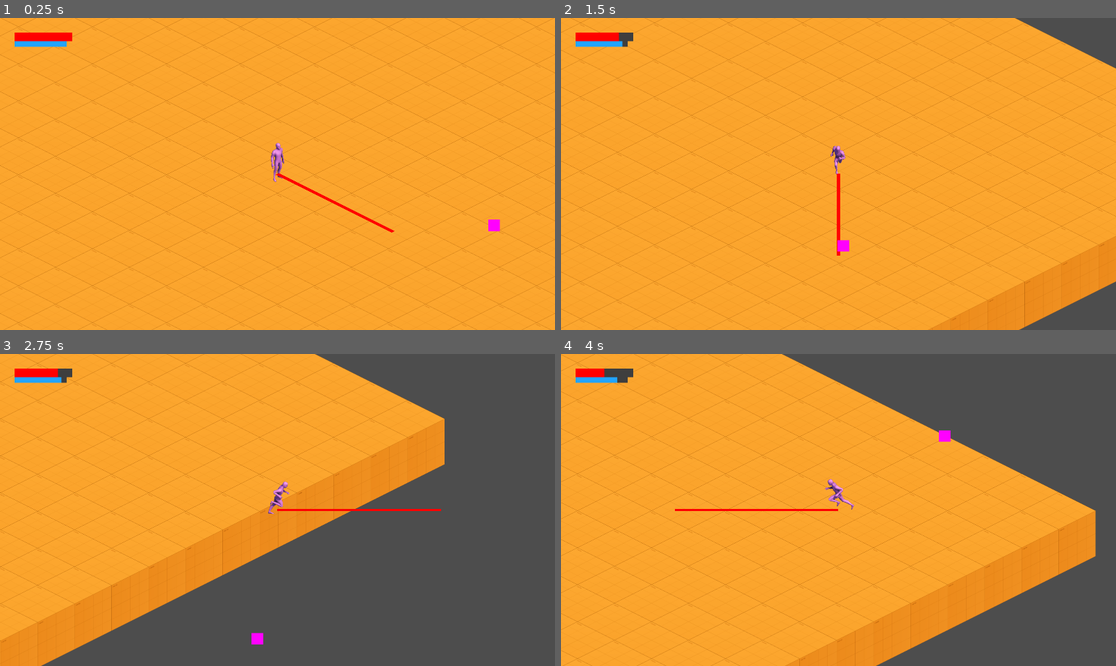
Above: before the commit, frames 1-4 (two rows, left to right).
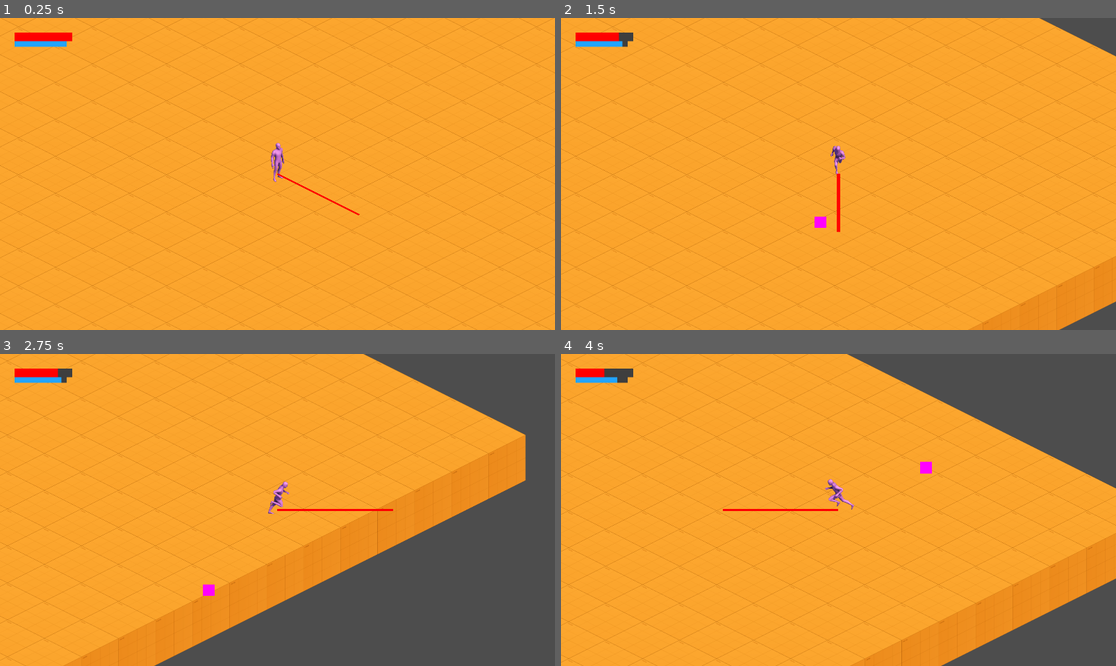
Above: after the commit, the same moments.

Repository: InjustFr/natures-champion
Game: Godot game, scene res://room.tscn
Same seed, same stepped clock (60 frames per second), same inputs: the game is played once before the commit and once after it.
Inputs (mouse positions are in pixels of both pictures, inside the frame that each line leads up to):
- Up to frame 1 (0.25 s): no input
- Up to frame 2 (1.5 s): move the mouse to (960, 158) at 0.52 s; press the mouse at (960, 158) at 0.53 s; hold D (move_right) 0.53-1.28 s; move the mouse to (727, 189) at 1.27 s; release the mouse at (727, 189) at 1.28 s; hold S (move_down) from 1.28 s (still down); tap O (cast) at 1.35 s
- Up to frame 3 (2.75 s): move the mouse to (333, 441) at 2.02 s; release S (move_down) at 2.03 s; hold D (move_right) from 2.03 s (still down); hold Space (dash) from 2.03 s (still down)
- Up to frame 4 (4 s): move the mouse to (810, 572) at 2.77 s; release D (move_right) at 2.78 s; release Space (dash) at 2.78 s; hold W (move_up) 2.78-3.53 s; click (810, 572) at 2.85 s; move the mouse to (1005, 556) at 3.52 s; hold A (move_left) from 3.53 s (still down); tap O (cast) at 3.6 s

The runs differ from the first frame. In frame 1, 0.2% of the frame differs, in the area x 49-91%, y 49-69%; in frame 2, 5.3%; in frame 3, 23%, in the area x 0-95%, y 0-100%; in frame 4, 14%.

Commit message:
fix(core): remove pointless projection hopping

Diff:
--- a/entities/components/isometric_animated_sprite_component.gd
+++ b/entities/components/eight_direction_animated_sprite_component.gd
@@ -1,4 +1,4 @@
-class_name IsometricAnimatedSpriteComponent
+class_name EightDirectionAnimatedSpriteComponent
 extends AnimatedSprite2D
 
 
@@ -9,7 +9,6 @@
 
 
 func _ready() -> void:
-	transform = Utils.inverse_transform_matrix * transform
 	play()
 
 
--- a/entities/player/player.gd
+++ b/entities/player/player.gd
@@ -2,7 +2,7 @@
 extends CharacterBody2D
 
 
-@onready var sprite: IsometricAnimatedSpriteComponent = %Sprite2D
+@onready var sprite: EightDirectionAnimatedSpriteComponent = %Sprite2D
 @onready var velocity_component: VelocityComponent = $VelocityComponent
 @onready var orientation_component: OrientationComponent = $OrientationComponent
 @onready var health_component: ResourceComponent = $HealthComponent
@@ -11,7 +11,7 @@
 
 
 func _physics_process(_delta: float) -> void:
-	line.rotation = orientation_component.orientation.angle()
+	line.transform = Utils.transform_matrix * Transform2D(orientation_component.orientation.angle(), Vector2(0,0))
 
 	if Input.is_action_just_pressed("cast"):
 		health_component.current -= 5
--- a/entities/player/player.tscn
+++ b/entities/player/player.tscn
@@ -1,12 +1,11 @@
-[gd_scene load_steps=21 format=3 uid="uid://dlauapahh4mjx"]
+[gd_scene load_steps=20 format=3 uid="uid://dlauapahh4mjx"]
 
 [ext_resource type="Script" path="res://entities/player/player.gd" id="1_ipytp"]
 [ext_resource type="Script" path="res://entities/components/hurtbox_component.gd" id="2_aafms"]
 [ext_resource type="SpriteFrames" uid="uid://cw03e80wm2qf1" path="res://entities/player/assets/player.tres" id="2_mdhno"]
-[ext_resource type="Script" path="res://entities/components/isometric_animated_sprite_component.gd" id="3_hxrpy"]
+[ext_resource type="Script" path="res://entities/components/eight_direction_animated_sprite_component.gd" id="3_hxrpy"]
 [ext_resource type="Script" path="res://entities/components/velocity_component.gd" id="7_pwxfr"]
 [ext_resource type="Script" path="res://entities/components/resource_component.gd" id="10_ctqtp"]
-[ext_resource type="Script" path="res://misc/isometric_inverse_projection_node_2d.gd" id="11_copog"]
 [ext_resource type="Script" path="res://entities/components/resource_bar_component.gd" id="11_wy6bw"]
 [ext_resource type="Script" path="res://entities/player/components/weapon_component.gd" id="13_6elsm"]
 [ext_resource type="Script" path="res://entities/player/weapons/staff_weapon.gd" id="14_q4xxf"]
@@ -62,7 +61,6 @@
 animation = &"idle3"
 script = ExtResource("3_hxrpy")
 _orientation_component = NodePath("../OrientationComponent")
-animation_name = "idle"
 zero_vector = Vector2(0, -1)
 
 [node name="CollisionShape2D" type="CollisionShape2D" parent="."]
@@ -71,7 +69,7 @@
 
 [node name="SpeedComponent" type="Node" parent="."]
 script = ExtResource("92_yal5q")
-speed = 600.0
+speed = 700.0
 
 [node name="DashingComponent" type="Timer" parent="." node_paths=PackedStringArray("speed_component")]
 process_callback = 0
@@ -103,10 +101,7 @@
 [node name="ManaComponent" type="Node" parent="."]
 script = ExtResource("10_ctqtp")
 
-[node name="IsometricInverseProjectionNode2D" type="Node2D" parent="."]
-script = ExtResource("11_copog")
-
-[node name="GUI" type="Control" parent="IsometricInverseProjectionNode2D"]
+[node name="GUI" type="Control" parent="."]
 layout_mode = 3
 anchors_preset = 15
 anchor_right = 1.0
@@ -119,7 +114,7 @@
 grow_vertical = 2
 mouse_filter = 1
 
-[node name="MarginContainer" type="MarginContainer" parent="IsometricInverseProjectionNode2D/GUI"]
+[node name="MarginContainer" type="MarginContainer" parent="GUI"]
 layout_mode = 1
 anchors_preset = 15
 anchor_right = 1.0
@@ -131,11 +126,11 @@
 theme_override_constants/margin_right = 50
 theme_override_constants/margin_bottom = 50
 
-[node name="VBoxContainer" type="VBoxContainer" parent="IsometricInverseProjectionNode2D/GUI/MarginContainer"]
+[node name="VBoxContainer" type="VBoxContainer" parent="GUI/MarginContainer"]
 layout_mode = 2
 theme_override_constants/separation = 0
 
-[node name="HealthBarComponent" type="ProgressBar" parent="IsometricInverseProjectionNode2D/GUI/MarginContainer/VBoxContainer" node_paths=PackedStringArray("resource_component")]
+[node name="HealthBarComponent" type="ProgressBar" parent="GUI/MarginContainer/VBoxContainer" node_paths=PackedStringArray("resource_component")]
 custom_minimum_size = Vector2(200, 30)
 layout_mode = 2
 size_flags_horizontal = 0
@@ -143,9 +138,9 @@
 theme_override_styles/fill = SubResource("StyleBoxFlat_47sef")
 show_percentage = false
 script = ExtResource("11_wy6bw")
-resource_component = NodePath("../../../../../HealthComponent")
+resource_component = NodePath("../../../../HealthComponent")
 
-[node name="ManaBarComponent" type="ProgressBar" parent="IsometricInverseProjectionNode2D/GUI/MarginContainer/VBoxContainer" node_paths=PackedStringArray("resource_component")]
+[node name="ManaBarComponent" type="ProgressBar" parent="GUI/MarginContainer/VBoxContainer" node_paths=PackedStringArray("resource_component")]
 custom_minimum_size = Vector2(180, 20)
 layout_mode = 2
 size_flags_horizontal = 0
@@ -153,7 +148,7 @@
 theme_override_styles/fill = SubResource("StyleBoxFlat_fk05n")
 show_percentage = false
 script = ExtResource("11_wy6bw")
-resource_component = NodePath("../../../../../ManaComponent")
+resource_component = NodePath("../../../../ManaComponent")
 
 [node name="WeaponComponent" type="Node" parent="." node_paths=PackedStringArray("weapon", "spawning_entity")]
 script = ExtResource("13_6elsm")
--- a/entities/projectiles/components/straight_movement_component.gd
+++ b/entities/projectiles/components/straight_movement_component.gd
@@ -8,4 +8,4 @@
 
 
 func _physics_process(_delta: float) -> void:
-	velocity_component.velocity = orientation_component.orientation * speed_component.speed
+	velocity_component.velocity = Utils.transform_matrix * orientation_component.orientation * speed_component.speed
--- a/entities/projectiles/staff_projectile/staff_projectile.gd
+++ b/entities/projectiles/staff_projectile/staff_projectile.gd
@@ -4,6 +4,6 @@
 @onready var velocity_component: VelocityComponent = $VelocityComponent
 
 func _physics_process(delta: float) -> void:
-	var collision: KinematicCollision2D = move_and_collide(Utils.transform_matrix * velocity_component.velocity * delta)
+	var collision: KinematicCollision2D = move_and_collide(velocity_component.velocity * delta)
 	if collision:
 		queue_free()
--- a/entities/projectiles/staff_projectile/staff_projectile.tscn
+++ b/entities/projectiles/staff_projectile/staff_projectile.tscn
@@ -1,20 +1,19 @@
-[gd_scene load_steps=11 format=3 uid="uid://bycwwu8pb35b5"]
+[gd_scene load_steps=10 format=3 uid="uid://bycwwu8pb35b5"]
 
 [ext_resource type="Script" path="res://entities/projectiles/staff_projectile/staff_projectile.gd" id="1_8dshf"]
 [ext_resource type="Script" path="res://entities/components/velocity_component.gd" id="1_kbsve"]
 [ext_resource type="Script" path="res://entities/components/damage_component.gd" id="1_oqvum"]
-[ext_resource type="Script" path="res://misc/isometric_inverse_projection_node_2d.gd" id="2_33wej"]
 [ext_resource type="Script" path="res://entities/player/components/speed_component.gd" id="2_pgvay"]
 [ext_resource type="Script" path="res://entities/components/orientation_component.gd" id="3_qfwed"]
-[ext_resource type="Script" path="res://entities/projectiles/components/straight_movement_component.gd" id="4_keh76"]
+[ext_resource type="Script" path="res://entities/projectiles/components/straight_movement_component.gd" id="5_0dewo"]
 
 [sub_resource type="RectangleShape2D" id="RectangleShape2D_1i6gs"]
 size = Vector2(40, 40)
 
-[sub_resource type="RectangleShape2D" id="RectangleShape2D_5bgxl"]
+[sub_resource type="PlaceholderTexture2D" id="PlaceholderTexture2D_03kqd"]
 size = Vector2(40, 40)
 
-[sub_resource type="PlaceholderTexture2D" id="PlaceholderTexture2D_03kqd"]
+[sub_resource type="RectangleShape2D" id="RectangleShape2D_5bgxl"]
 size = Vector2(40, 40)
 
 [node name="StaffProjectile" type="StaticBody2D"]
@@ -24,6 +23,9 @@
 
 [node name="CollisionShape2D" type="CollisionShape2D" parent="."]
 shape = SubResource("RectangleShape2D_1i6gs")
+
+[node name="Sprite2D" type="Sprite2D" parent="."]
+texture = SubResource("PlaceholderTexture2D_03kqd")
 
 [node name="SpeedComponent" type="Node" parent="."]
 script = ExtResource("2_pgvay")
@@ -50,9 +52,3 @@
 
 [node name="CollisionShape2D" type="CollisionShape2D" parent="DamageComponent"]
 shape = SubResource("RectangleShape2D_5bgxl")
-
-[node name="IsometricInverseProjectionNode2D" type="Node2D" parent="."]
-script = ExtResource("2_33wej")
-
-[node name="Sprite2D" type="Sprite2D" parent="IsometricInverseProjectionNode2D"]
-texture = SubResource("PlaceholderTexture2D_03kqd")
--- a/misc/isometric_inverse_projection_node_2d.gd
+++ /dev/null
@@ -1,6 +0,0 @@
-class_name IsometricInverseProjectionNode2D
-extends Node2D
-
-
-func _ready() -> void:
-	transform = Utils.inverse_transform_matrix * transform
--- a/misc/isometric_projection_node_2d.gd
+++ /dev/null
@@ -1,6 +0,0 @@
-class_name IsometricProjectionNode2D
-extends Node2D
-
-
-func _ready() -> void:
-	transform = Utils.transform_matrix * transform
--- a/misc/utils.gd
+++ b/misc/utils.gd
@@ -1,5 +1,5 @@
 extends Node
 
 
-const transform_matrix: Transform2D = Transform2D(Vector2(1,0.5), Vector2(-1,0.5), Vector2(0,0))
-const inverse_transform_matrix: Transform2D = Transform2D(Vector2(0.5,-0.5), Vector2(1,1), Vector2(0,0))
+const transform_matrix: Transform2D = Transform2D(Vector2(1/sqrt(2),0.5/sqrt(2)), Vector2(-1/sqrt(2),0.5/sqrt(2)), Vector2(0,0))
+const inverse_transform_matrix: Transform2D = Transform2D(Vector2(sqrt(2)/2,-sqrt(2)/2), Vector2(sqrt(2),sqrt(2)), Vector2(0,0))
--- a/room.tscn
+++ b/room.tscn
@@ -1,9 +1,7 @@
-[gd_scene load_steps=7 format=4 uid="uid://dfhwn2og55nd5"]
+[gd_scene load_steps=5 format=4 uid="uid://dfhwn2og55nd5"]
 
 [ext_resource type="Texture2D" uid="uid://u0bjl3qk40tx" path="res://assets/tiles_atlas.png" id="1_ebv7l"]
 [ext_resource type="PackedScene" uid="uid://dlauapahh4mjx" path="res://entities/player/player.tscn" id="2_4iu5r"]
-[ext_resource type="Script" path="res://misc/isometric_projection_node_2d.gd" id="2_va6b0"]
-[ext_resource type="PackedScene" uid="uid://bycwwu8pb35b5" path="res://entities/projectiles/staff_projectile/staff_projectile.tscn" id="4_qtctr"]
 
 [sub_resource type="TileSetAtlasSource" id="TileSetAtlasSource_64eyj"]
 texture = ExtResource("1_ebv7l")
@@ -504,10 +502,4 @@
 tile_map_data = PackedByteArray("AAD9//z/4wEUAAAAAAD9//3/4wEUAAAAAAD9//7/4wEUAAAAAAD9////4wEUAAAAAAD9/wAA4wEUAAAAAAD9/w …(4544 unchanged characters)…
 tile_set = SubResource("TileSet_oy1h0")
 
-[node name="IsometricProjectionNode2D" type="Node2D" parent="."]
-script = ExtResource("2_va6b0")
-
-[node name="Player" parent="IsometricProjectionNode2D" instance=ExtResource("2_4iu5r")]
-
-[node name="StaffProjectile" parent="IsometricProjectionNode2D" instance=ExtResource("4_qtctr")]
-position = Vector2(389, -197)
+[node name="Player" parent="." instance=ExtResource("2_4iu5r")]
Not shown: 1 places in entities/projectiles/staff_projectile/staff_projectile.tscn that only renumber resources
